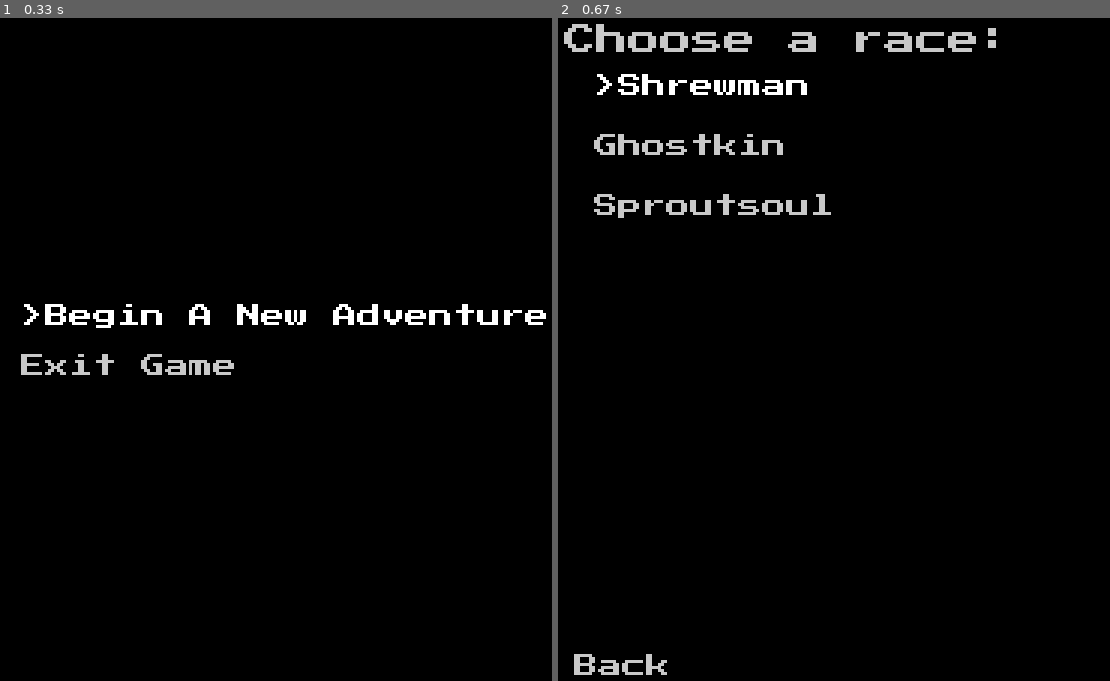
Above: before the commit, frames 1-2 (left to right).
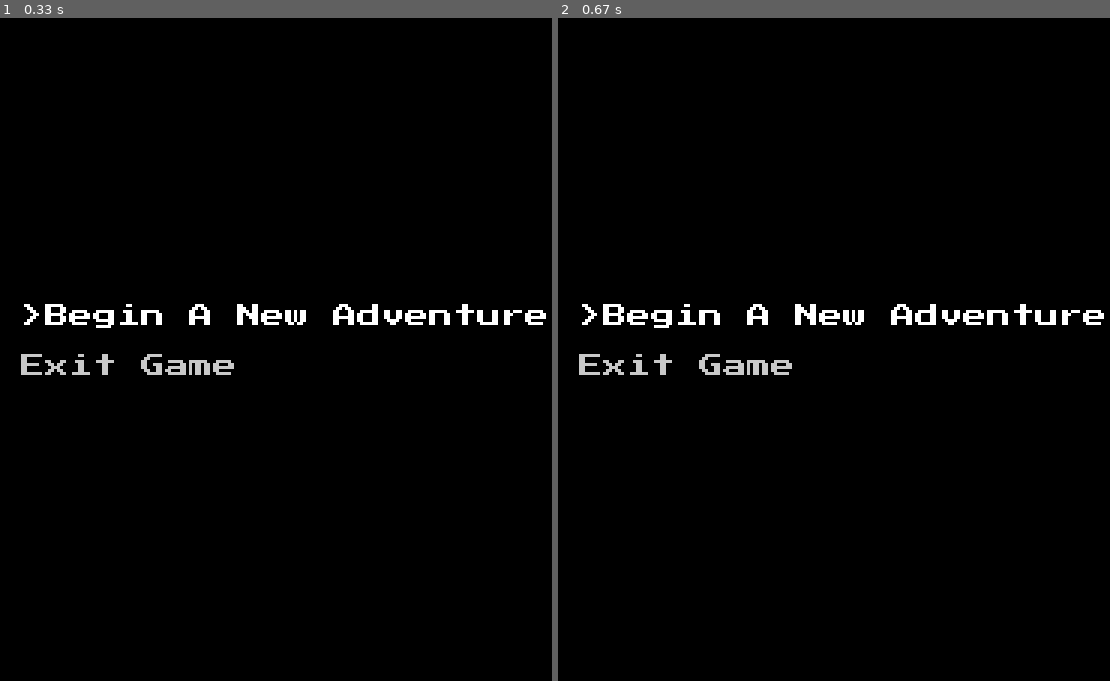
Above: after the commit, the same moments.

Repository: Cyborger/PygameTextRPG
Game: pygame game, started from launcher.py
The game is run twice, just before and just after one commit, with the same random seed, the same clock (stepped at 60 frames per second) and the same inputs.
Inputs:
- Up to frame 1 (0.33 s): no input
- Up to frame 2 (0.67 s): click "Begin A New Adventure" at 0.38 s

Frame 1 is identical in both runs. In frame 2, 4.3% of the frame differs, in the area x 1-99%, y 0-100%.

Commit message:
Fixed fading time

Diff:
--- a/core/display.py
+++ b/core/display.py
@@ -21,34 +21,34 @@
     def clear(self, color = (0, 0, 0)):
         self.display.fill(color)
 
-    def fadeIn(self, fadeRate):
-        self._fade(255.0, 0.0, -fadeRate)
+    def fadeIn(self, interval):
+        self.fade(interval, fadingIn = True)
 
-    def fadeOut(self, fadeRate):
-        self._fade(0.0, 255.0, fadeRate)
+    def fadeOut(self, interval):
+        self.fade(interval, fadingIn = False)
 
-    def _fade(self, startAlpha, endAlpha, fadeRate):
+    # 0 = transparent
+    # 255 = opaque
+    def fade(self, interval, fadingIn = True):
+        """ fadeType is either 'out' or 'in' """
+        intervalMS = interval * 1000.0
+        print("Must take %sms to finish" % intervalMS)
         fadingSurface = pygame.Surface((self.width, self.height))
         currentDisplay = self.display.copy()
-        minDelay = (255 / abs(fadeRate)) / 1000
-        for i in self._getFadeIncrements(startAlpha, endAlpha, fadeRate):
-            lastTime = pygame.time.get_ticks()
-            fadingSurface.set_alpha(int(i))
+        startTime = pygame.time.get_ticks()
+        print("Current time: %s" % startTime )
+        timePassed = 0.0
+        while timePassed < intervalMS:
+            progress = timePassed / intervalMS
+            alpha = int(progress * 255.0)
+            if fadingIn:
+                alpha = 255 - alpha
+            fadingSurface.set_alpha(alpha)
             self.draw(currentDisplay)
             self.draw(fadingSurface)
             pygame.display.flip()
-            timeToRender = pygame.time.get_ticks() - lastTime
-            pygame.time.wait(int(minDelay - timeToRender))
-
-    def _getFadeIncrements(self, start, finish, increment):
-        values = []
-        current = start
-        if start > finish:
-            while current > finish:
-                values.append(current)
-                current += increment
-        elif start < finish:
-            while current < finish:
-                values.append(current)
-                current += increment
-        return values
+            currentTime = pygame.time.get_ticks()
+            timePassed = (currentTime - startTime)
+            print("Current time is: %s" % currentTime)
+            print("Start time is: %s" % startTime)
+            print("So %s have passed" % timePassed)
--- a/core/game.py
+++ b/core/game.py
@@ -30,12 +30,6 @@
         self.currentState = self.getState(splitPath[0])
         self.currentState.changeMenu(splitPath[1])
 
-    def fadeMenuChange(self, menuPath, fadeRate=2.0):
-        self.display.fadeOut(fadeRate)
-        self.changeMenu(menuPath)
-        self.currentState.currentMenu.render()
-        self.display.fadeIn(fadeRate)
-
     def getState(self, stateName):
         for state in self.states:
             if state.name == stateName:
@@ -46,8 +40,15 @@
         splitPath = menuPath.split("/")
         return self.getState(splitPath[0]).getMenu(splitPath[1])
 
+    def fadeMenuChange(self, menuPath, fadeRate=2.0):
+        self.display.fadeOut(fadeRate)
+        self.changeMenu(menuPath)
+        self.currentState.currentMenu.render()
+        self.display.fadeIn(fadeRate)
+
+
     def exit(self):
-        self.display.fadeOut(2)
+        self.display.fadeIn(2.0)
 
 
 class StateNotFoundException(Exception):
--- a/menus/titleMenu.py
+++ b/menus/titleMenu.py
@@ -13,7 +13,7 @@
 
     def newGame(self):
         newMenu = "characterCreationState/raceSelectionMenu"
-        self.getRoot().fadeMenuChange(newMenu, fadeRate=1)
+        self.getRoot().fadeMenuChange(newMenu, fadeRate=100.0)
 
     def exit(self):
         self.getRoot().running = False
